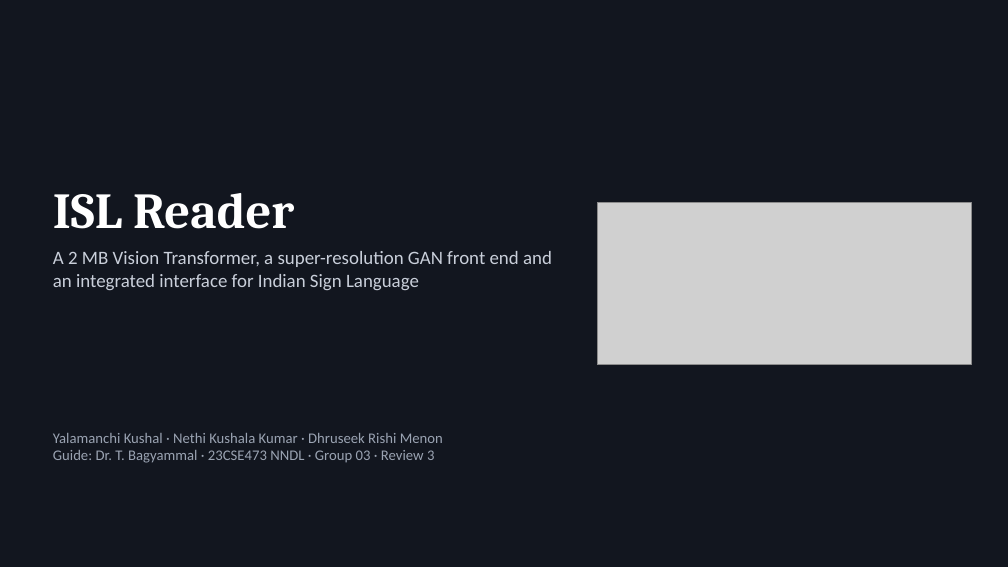
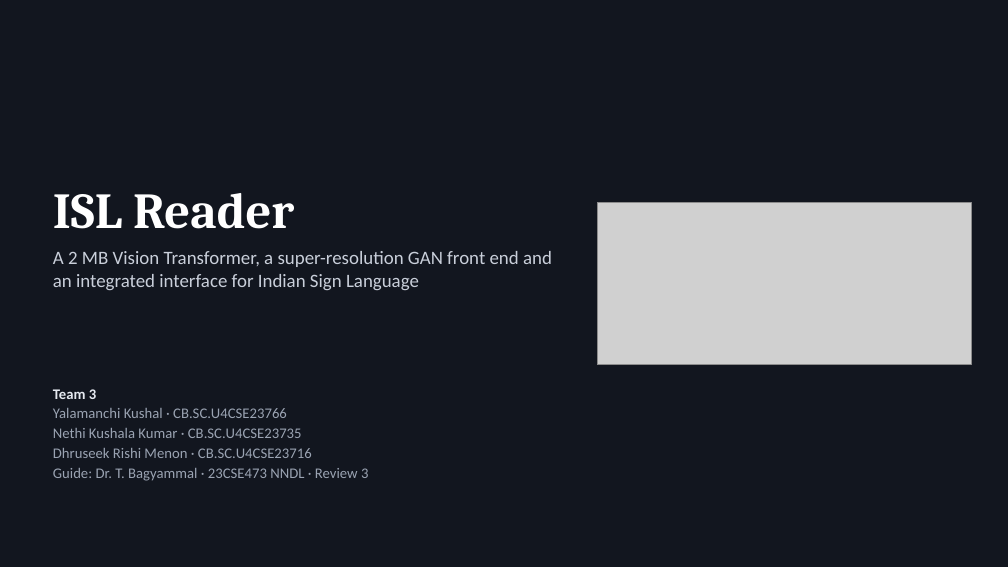
Before and after one commit to not-good-keeper/compact-vit-sign-language, a slide deck: slide 1 of report/review3/ISL_Reader_Review3.pptx. Drawn at 1008x567 pixels with LibreOffice and Linux fonts; fonts in the diff are those of the drawing; grey boxes stand for pictures. Boxes give left, top, right and bottom in pixels: in the first picture for what was removed or moved away, otherwise in the second. Text is boxed around its words. In the diff, an @@ line names an element or a change of style, - is before the commit and + after.

Commit message:
Rewrite the GAN comparative study and update the Review 3 report and slides
The comparative study is now a GAN versus no-GAN comparison across all
three generator versions: how each was built, why it was needed, every
testing parameter, the verification checks, paired results, limitations
and conclusions. It adds v3 image-quality results and a hand-crop montage,
and ships as Markdown, Word and PDF.

The case-study report and the slides are revised throughout: v1 is added
to the charts and comparisons, arm names match across documents, a table
and a slide set out the three GAN versions, and several claims are
corrected. Team 3 member names and roll numbers appear in the study and
on every slide.

```diff
--- a/report/review3/ISL_Reader_Review3.pptx
+++ b/report/review3/ISL_Reader_Review3.pptx
@@ text at [53, 389, 368, 481]: text changed @@
-Yalamanchi Kushal · Nethi Kushala Kumar · Dhruseek Rishi Menon
-Guide: Dr. T. Bagyammal · 23CSE473 NNDL · Group 03 · Review 3
+Team 3
+Yalamanchi Kushal · CB.SC.U4CSE23766
+Nethi Kushala Kumar · CB.SC.U4CSE23735
+Dhruseek Rishi Menon · CB.SC.U4CSE23716
+Guide: Dr. T. Bagyammal · 23CSE473 NNDL · Review 3
```
Also in this commit, not shown: 16 other slides changed, 1 slide added, 21 other files.
